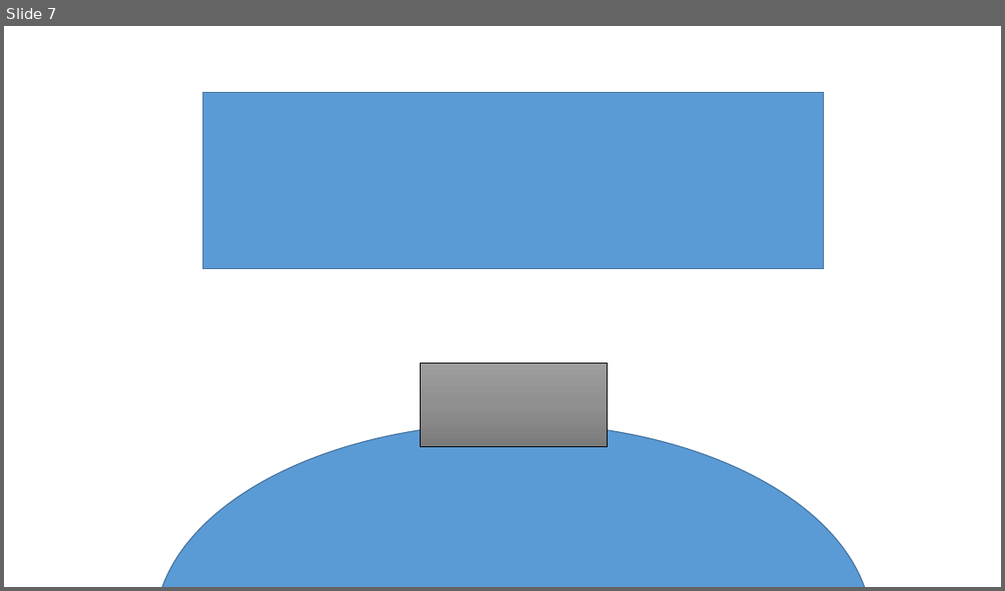
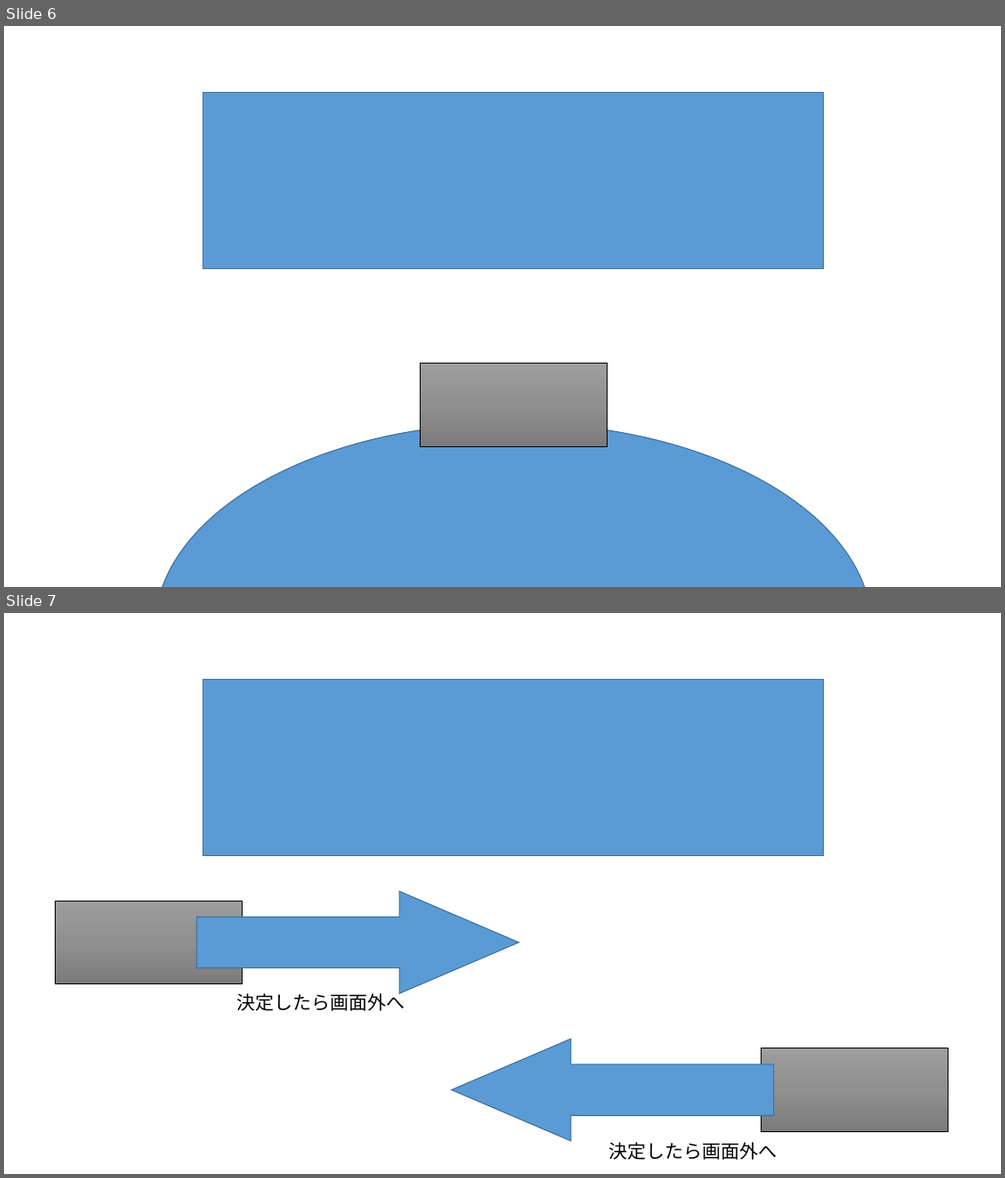
Before and after one commit to MizukiKato0416/sotsugyou_time_kato, a slide deck: 卒業制作_大元タイトル構成.pptx. Shown one above the other, each under a label of ours: slide 7 before the commit, slides 6 and 7 after it. The pictures are 1005x591 and 1005x1178 pixels, drawn with LibreOffice and Linux fonts; fonts in the diff are those of the drawing. Boxes give left, top, right and bottom in pixels: in the first picture for what was removed or moved away, otherwise in the second. Text is boxed around its words. In the diff, an @@ line names an element or a change of style, - is before the commit and + after.

```diff
--- a/卒業制作_大元タイトル構成.pptx
+++ b/卒業制作_大元タイトル構成.pptx
@@ slide 7 added at (x1=4, y1=613, x2=1001, y2=1174), background #FFFFFF @@
@@ rectangle added at (x1=202, y1=679, x2=824, y2=855), fill #5B9BD5, outline #43739E 1 pt @@
@@ rectangle added at (x1=55, y1=900, x2=242, y2=985), fill gradient #9D9D9D to #909090 to #7C7C7C, outline #000000 0.5 pt @@
@@ right arrow added at (x1=197, y1=892, x2=519, y2=994), fill #5B9BD5, outline #43739E 1 pt @@
@@ text added at (x1=237, y1=991, x2=405, y2=1011), 18 pt, text #000000 @@
+決定したら画面外へ
@@ right arrow added at (x1=452, y1=1038, x2=774, y2=1141), fill #5B9BD5, outline #43739E 1 pt @@
@@ rectangle added at (x1=761, y1=1048, x2=948, y2=1132), fill gradient #9D9D9D to #909090 to #7C7C7C, outline #000000 0.5 pt @@
@@ text added at (x1=609, y1=1142, x2=777, y2=1159), 18 pt, text #000000 @@
+決定したら画面外へ
@@ what was slide 7 is now slide 6 @@
```
Also in this commit, not shown: 1 slide changed, 1 other slide added, 1 slide removed.
